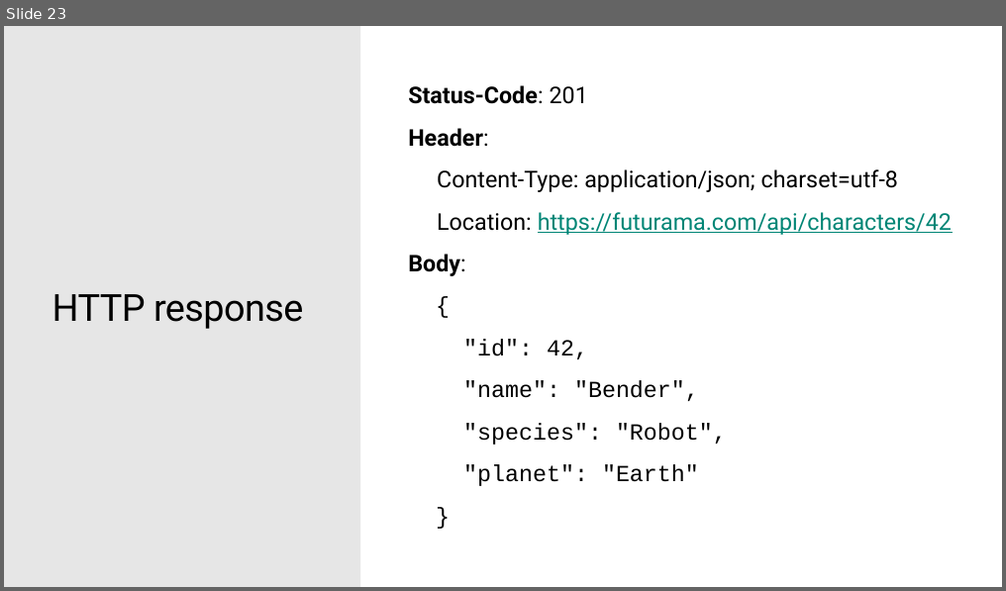
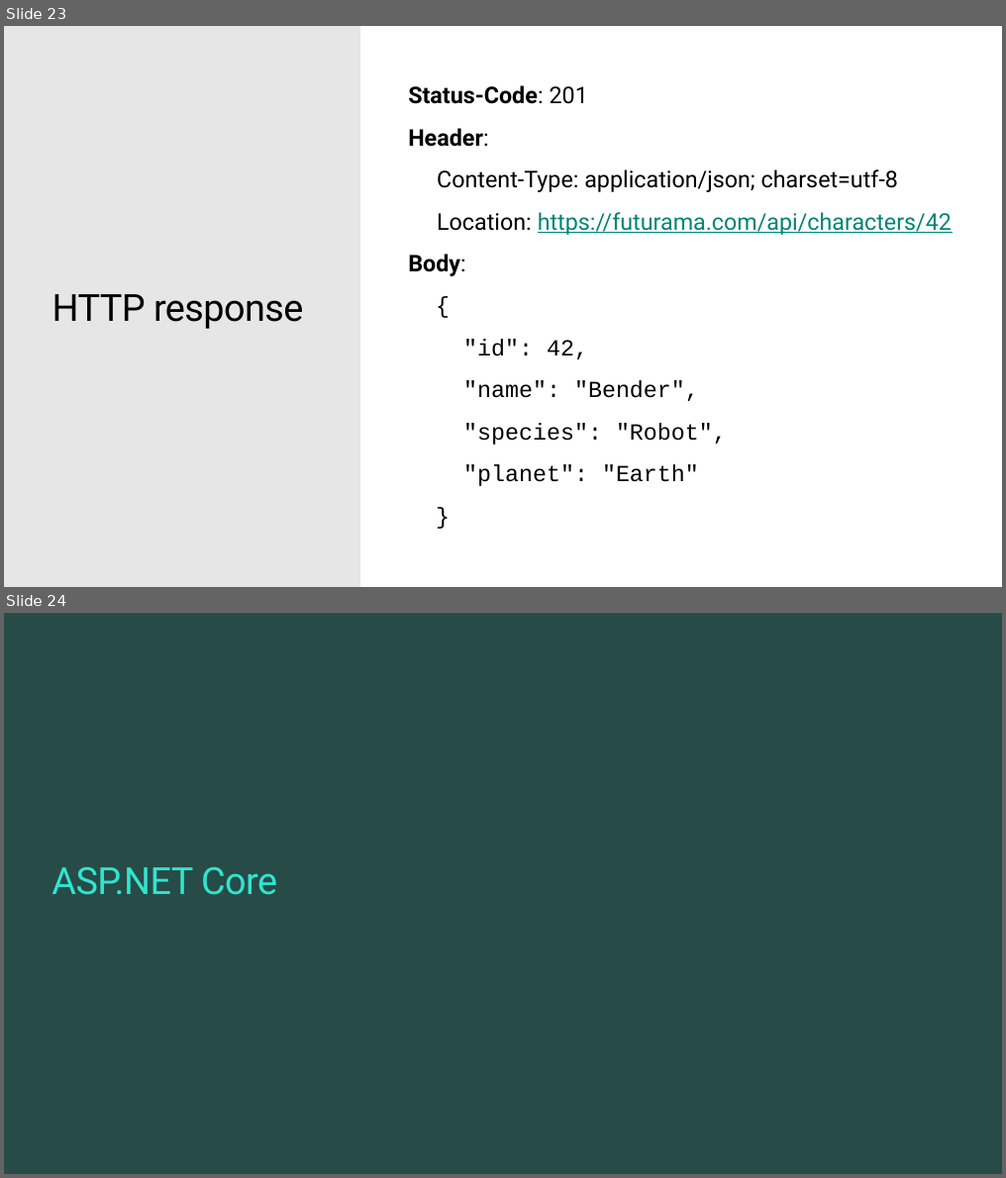
Before and after one commit to ondfisk/BDSA2019, a slide deck: Slides/Lecture09 - JSON and the REST - ASP.NET Core.pptx. Shown one above the other, each under a label of ours: slide 23 before the commit, slides 23 and 24 after it. The pictures are 1006x591 and 1006x1178 pixels, drawn with LibreOffice and Linux fonts; fonts in the diff are those of the drawing; background and template pictures are left out. Boxes give left, top, right and bottom in pixels: in the first picture for what was removed or moved away, otherwise in the second. Text is boxed around its words. In the diff, an @@ line names an element or a change of style, - is before the commit and + after.

```diff
--- a/Slides/Lecture09 - JSON and the REST - ASP.NET Core.pptx
+++ b/Slides/Lecture09 - JSON and the REST - ASP.NET Core.pptx
@@ slide 24 added at [4,613,1002,1174], background #274B47 @@
@@ title added at [52,867,277,895], 36 pt, text #30E5D0 @@
+ASP.NET Core
```
Also in this commit, not shown: 1 slide changed, 12 other slides added, 13 other files.
